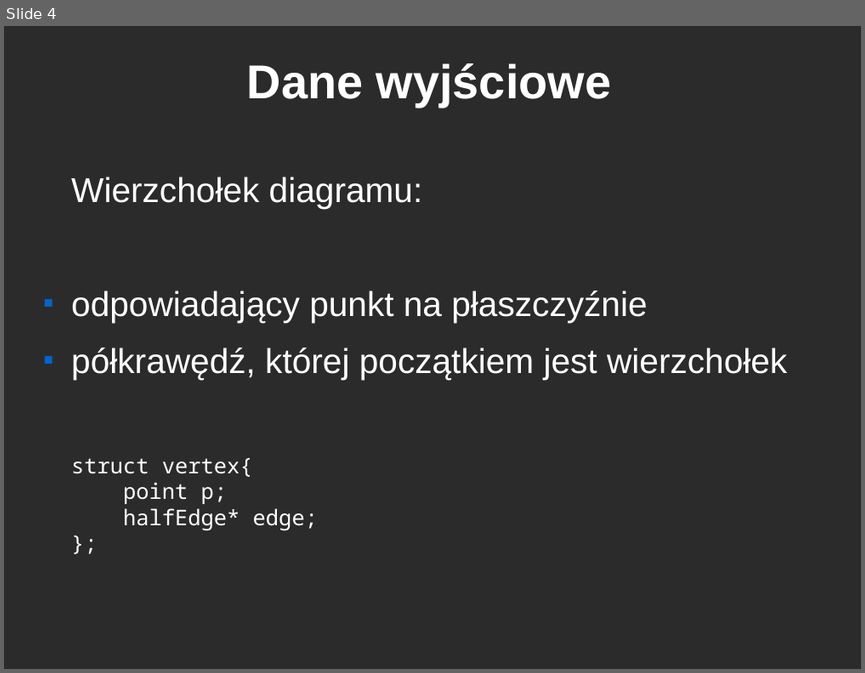
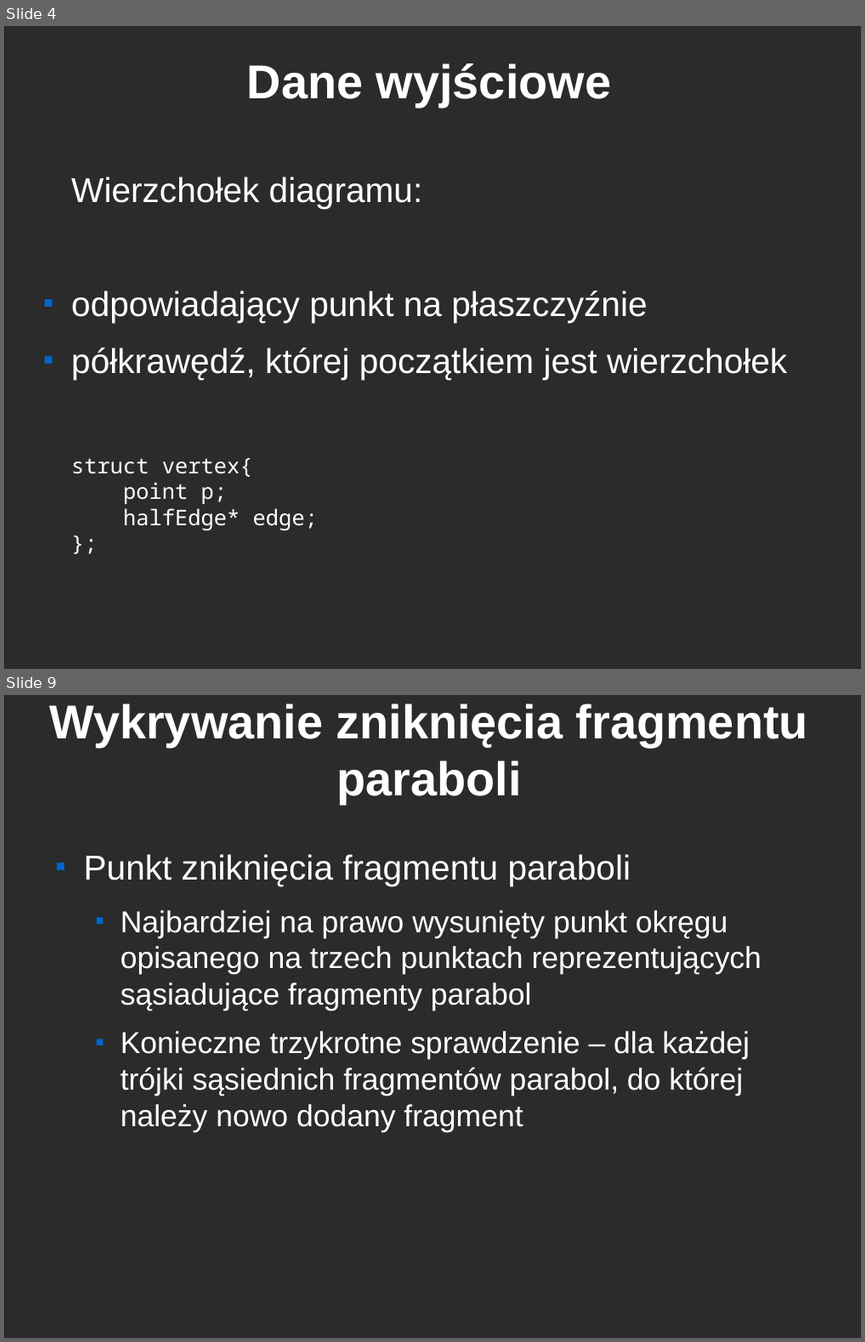
Before and after one commit to ghik/GO, a slide deck: fortune.odp. Shown one above the other, each under a label of ours: slide 4 before the commit, slides 4 and 9 after it; the slides between them are not shown. The pictures are 865x673 and 865x1342 pixels, drawn with LibreOffice and Linux fonts; fonts in the diff are those of the drawing; background and template pictures are left out; a plain dark background stands for a picture behind light text. Boxes give left, top, right and bottom in pixels: in the first picture for what was removed or moved away, otherwise in the second. Text is boxed around its words. In the diff, an @@ line names an element or a change of style, - is before the commit and + after.

```diff
--- a/fortune.odp
+++ b/fortune.odp
@@ slide 9 added at <box>4,695,861,1338</box>, background picture (left out) @@
@@ title added at <box>49,703,808,804</box>, 44 pt, text #FFFFFF, bold @@
+Wykrywanie zniknięcia fragmentu paraboli
@@ text added at <box>84,854,762,1132</box>, 28 pt, text #FFFFFF @@
+■ Punkt zniknięcia fragmentu paraboli
+  ■ Najbardziej na prawo wysunięty punkt okręgu opisanego na trzech punktach reprezentujących sąsiadujące fragmenty parabol
+  ■ Konieczne trzykrotne sprawdzenie – dla każdej trójki sąsiednich fragmentów parabol, do której należy nowo dodany fragment
```
Also in this commit, not shown: 6 other slides added.
